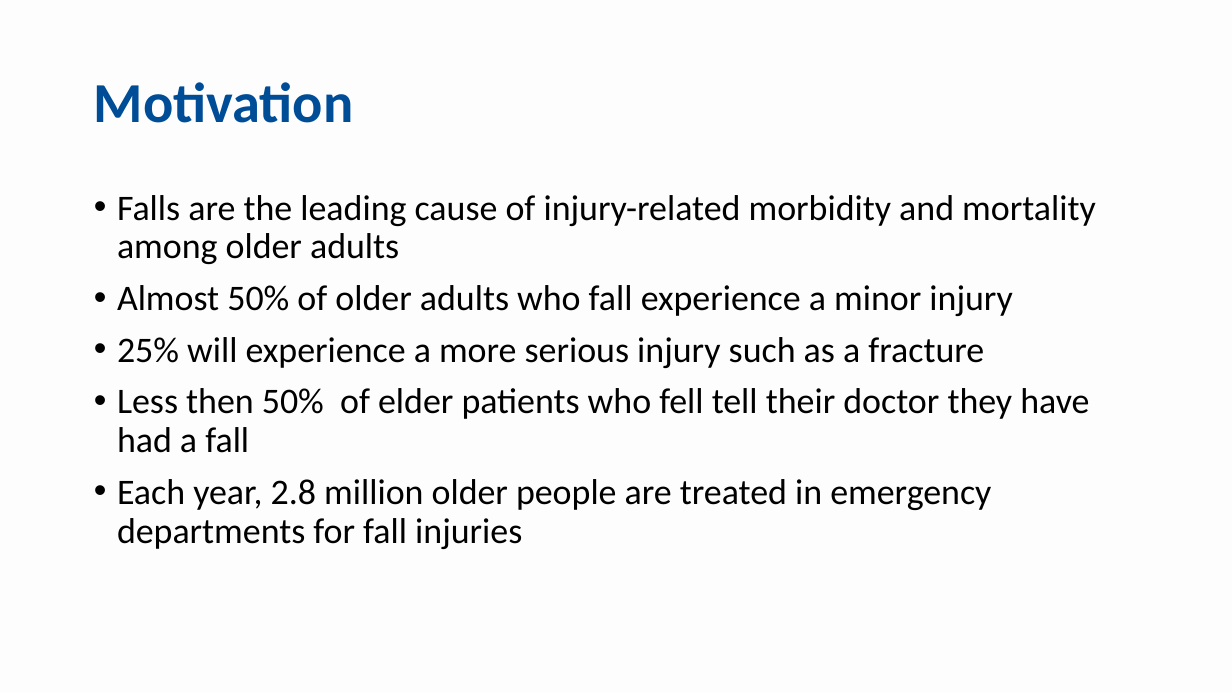
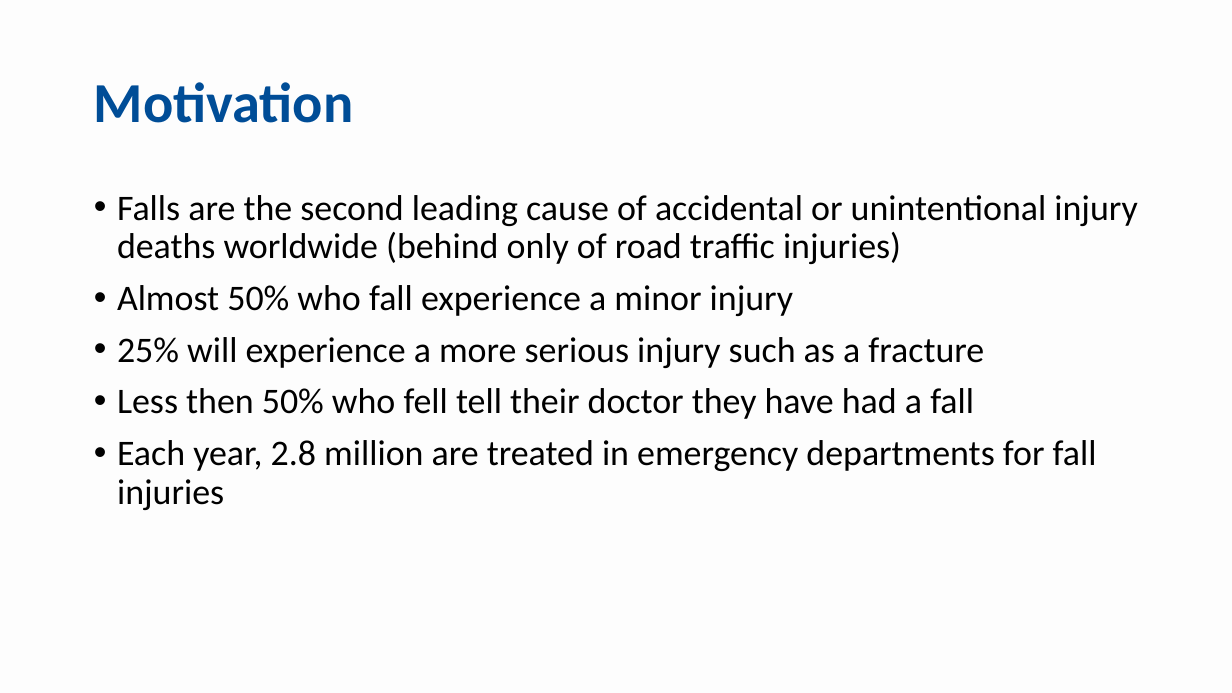
Before and after one commit to mdrmuhaimin/BigData2, a slide deck: slide 2 of docs/FallDetection.pptx. Drawn at 1232x693 pixels with LibreOffice and Linux fonts; fonts in the diff are those of the drawing. Boxes give left, top, right and bottom in pixels: in the first picture for what was removed or moved away, otherwise in the second. Text is boxed around its words. In the diff, an @@ line names an element or a change of style, - is before the commit and + after.

Commit message:
minor modification in the Motivation slide

```diff
--- a/docs/FallDetection.pptx
+++ b/docs/FallDetection.pptx
@@ text at [117, 195, 1137, 316]: text changed @@
-• Falls are the leading cause of injury-related morbidity and mortality among older adults
-• Almost 50% of older adults who fall experience a minor injury
+• Falls are the second leading cause of accidental or unintentional injury deaths worldwide (behind only of road traffic injuries)
+• Almost 50% who fall experience a minor injury
@@ text at [117, 388, 1097, 510]: text changed @@
-• Less then 50% of elder patients who fell tell their doctor they have had a fall
-• Each year, 2.8 million older people are treated in emergency departments for fall injuries
+• Less then 50% who fell tell their doctor they have had a fall
+• Each year, 2.8 million are treated in emergency departments for fall injuries
```
Also in this commit, not shown: 1 other slide changed.
